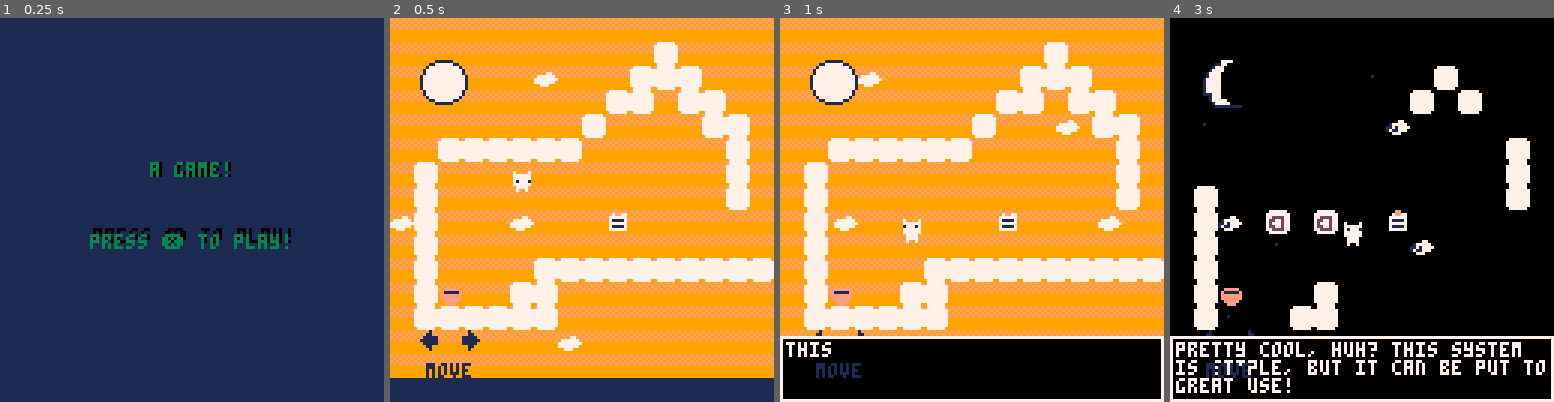
Above: before the commit, frames 1-4 (left to right).
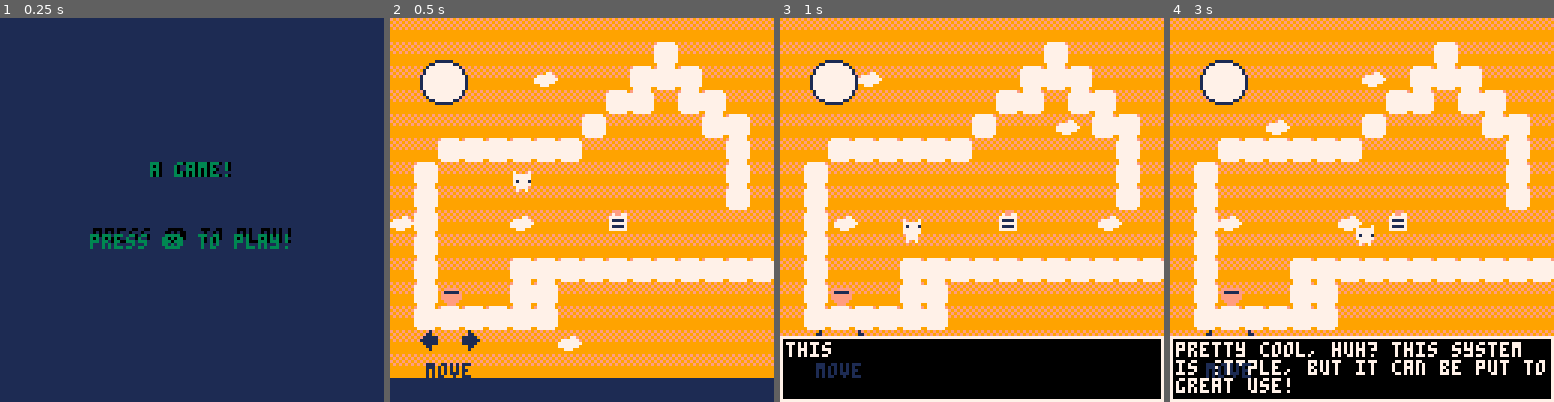
Above: after the commit, the same moments.

Repository: aadhyap/GBJam14
Game: PICO-8 cartridge platformer-game.p8
Two runs of this game, one before a commit and one after it. Both use one fixed random seed, a clock stepped at 60 frames per second and the inputs below.
Inputs:
- Up to frame 1 (0.25 s): no input
- Up to frame 2 (0.5 s): tap X (X key) at 0.33 s
- Up to frame 3 (1 s): tap O (Z key) at 0.7 s
- Up to frame 4 (3 s): tap X (X key) at 1.07, 1.85, 2.97 s; hold Right 1.6-2.1 s; tap O (Z key) every 0.4 s from 1.7 to 2.9 s; hold Up 2.15-2.42 s; hold Right from 2.47 s (still down)

Frame 1 is identical in both runs. In frame 2, 0.4% of the frame differs, in the area x 31-38%, y 62-69%; in frame 3, 0.4%; in frame 4, 76%, in the area x 0-100%, y 0-83%.

Commit message:
fixed wall jump again decreased dx

Diff:
--- a/platformer-game.p8
+++ b/platformer-game.p8
@@ -126,13 +123,11 @@
 end
 
 function game_update()
-
-
 	update_player()
 	update_parallax()
-
 	text_update()
 
+--switches between worlds------
 	if switch(p.x,p.y+8) or
 				switch(p.x+7, p.y+8) then
 				if light and levelnum < 8 then
@@ -154,15 +149,6 @@
 		end
 	end
 
-
-	if btnp(❎) then
-	-- switch
-		if light then
-			set_all1(light_tile,dark_tile)
-		else
-			set_all1(dark_tile,light_tile)
-		end
-	end
 
 --camera update-------------
 	cx = ((p.x-64)+(cx*9)) /10
@@ -298,7 +284,7 @@
  and not p.g then
  			animate(17,20,0.01)
     p.dy = -gravity
-    p.dx = -wall_dir * 2 * 2
+    p.dx = -wall_dir * 1 * 2
 
  end
 
@@ -437,7 +423,7 @@
 function next_level()
 
 	if levelnum ==1 then
-	levelnum = 7
+	levelnum = 13
 	end
 	levelnum +=1
 	if levelnum > 15 then
@@ -794,7 +780,7 @@
 0000000000000000000000000014000015000000001414140014000014000000150000000000001455550000000000001500000015b600000015150000000000
 15000000000000150000001500000000150000000000140000550000000014001500000000150000150015150000000015000000000000000000000000000000
 00000000141414140000001400001400151414000000000000140000140000001514141400000014555500000015000015000000150000000000000000000000
-15156514140000550000001500000000151414000000000000140000005514001500000000000000150000000000000015000000000000000000000000000000
+15156514140000550000001500000000151414000000000000140000005514001500000000150000150000000000000015000000000000000000000000000000
 000000140000000000000000000000001500000000000000001400001400000015000000000055000000000000000000150000000000000000000000b6b6b600
 15000000000000550000001515000000150000000000000000140000000000001500000000000000150000000015151515000000000000000000000000000000
 14141415000000000000000000000000150000000065000000140000140000001500000047005500000000000000555515156500000000000000550000007500
@@ -870,9 +856,9 @@
 0000515151515151000000000000740051000000000000000000000000000000510000000000000000000000000000575100000000000051570000000000000000004141410000000000005100000000510000000000000000000051000000005100000041000000000000000000000051000000000000000000000000000000
 0051000000000000000000000000740051000000000000000000000000000000510000000000000000000000000000515151515151000051510000510000000000000000000000000000000000000000000000000051000000510000000000005100004100000000000041000000000051000000000000000000000000000000
 0074000000000000000000000000740000000000000000000000000000000047510000000000000000000000410000005100000000000051515100000000410000000000000000000000000000000000515151000000000000000000000000005151004100000000000000000000000051000000000000000000000000000000
-0074000041004100001600000000420000000000000000000000000000000057510000000000515151000000000000005100000000000000000000000041000000000000000000005100000000560000510000000000000000000000000000005100564100000000000000000000000051000000000000000000000000000000
+0074000000000000001600000000420000000000000000000000000000000057510000000000515151000000000000005100000000000000000000000041000000000000000000005100000000560000510000000000000000000000000000005100564100000000000000000000000051000000000000000000000000000000
 0074000000000000000000000000424500515151510051000000515100005151515151515100000000410000000000515100000056000000000000414100000000000000000000000041000000000000510000000000000000000000000000005100000000000041000000000000000051000000000000000000000000000000
-0074000000005151515151515151515151747474690000005100747400007474517474747400000000005141005600005100000000510000004100000000000051000000000000000000410000000000510000000000000000510000000000005100004100000000000000000000000051000000000000000000000000000000
+0074000000515151515151515151515151747474690000005100747400007474517474747400000000005141005600005100000000510000004100000000000051000000000000000000410000000000510000000000000000510000000000005100004100000000000000000000000051000000000000000000000000000000
 0074140000517400000000000000000051000000000000000000000000000000510000000000000000000000000000005100000000515151410000000000000051000000004100000000004100000000510000004100000000514141414141415100000000000000004141414141414151000000000000000000000000000000
 0074515151747400000000000000000051000000000000000000000000000000510000000000000000000000000000005100000000000000000000000000000051000000000000000000005151515151510000000000000000000000005700005100000000000000000000000000000051000000000000000000000000000000
 0068006a00000000000000000000000051000000000000000000000000000000510000000000000000000000000000005100000000000000000000000000000051000000000000000000000000470000510000000000004100000000005700005100000000004100000000000000570051000000000000000000000000000000
